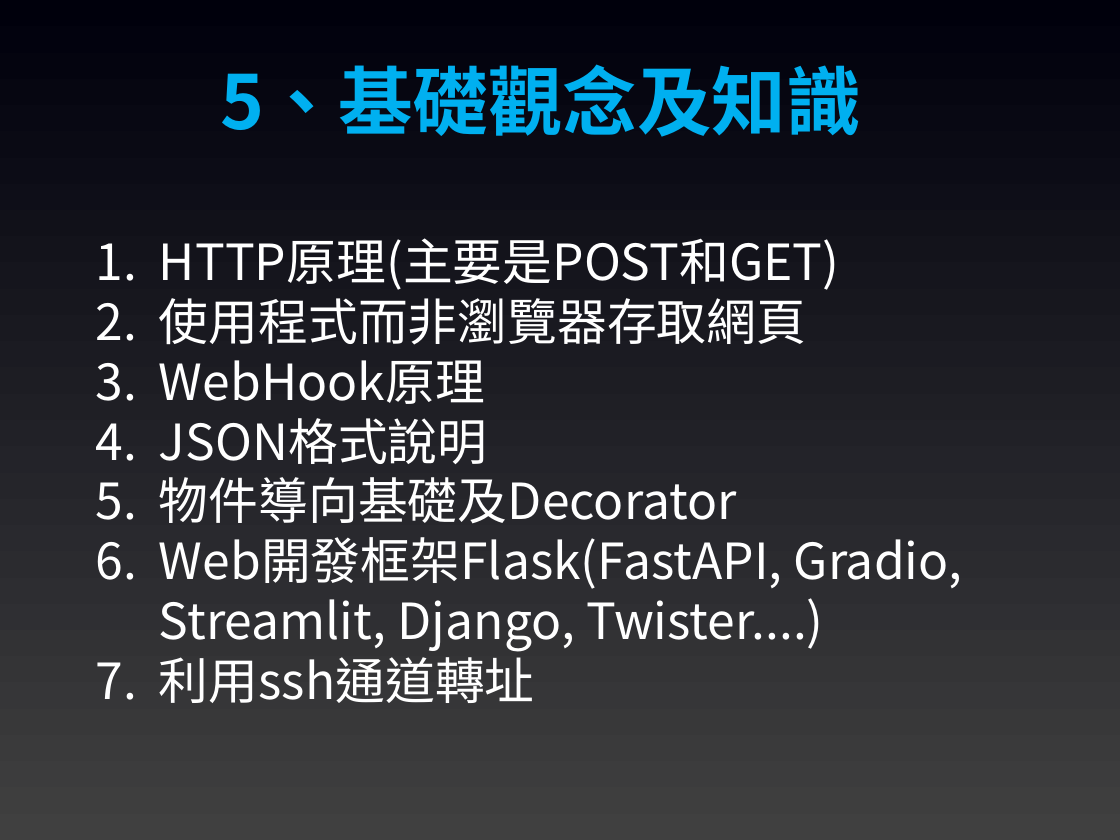
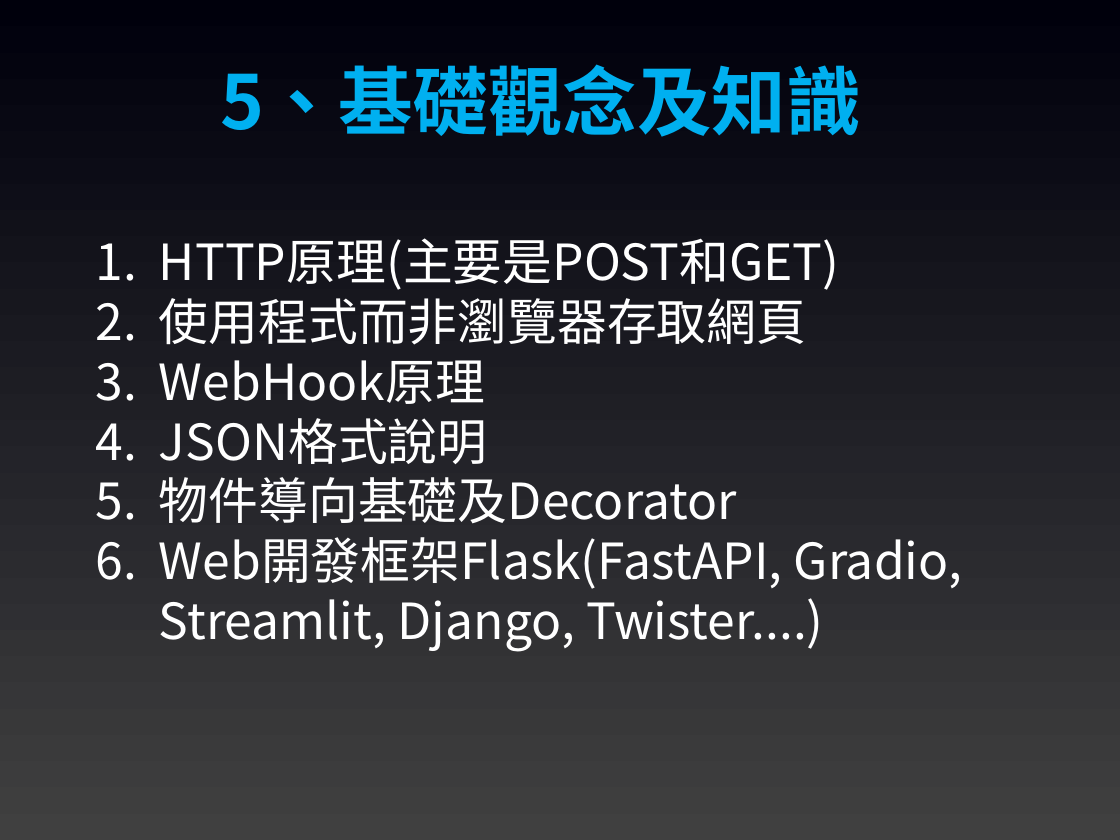
Before and after one commit to joshhu/sculinebot2024, a slide deck: slide 9 of Slides/課程大綱.pptx. Drawn at 1120x840 pixels with LibreOffice and Linux fonts; fonts in the diff are those of the drawing. Boxes give left, top, right and bottom in pixels: in the first picture for what was removed or moved away, otherwise in the second. Text is boxed around its words. In the diff, an @@ line names an element or a change of style, - is before the commit and + after.

```diff
--- a/Slides/課程大綱.pptx
+++ b/Slides/課程大綱.pptx
@@ text at (159,648,535,703): paragraph removed @@
-7. 利用ssh通道轉址
```
Also in this commit, not shown: 2 other slides changed, 2 slides removed, 12 other files.
